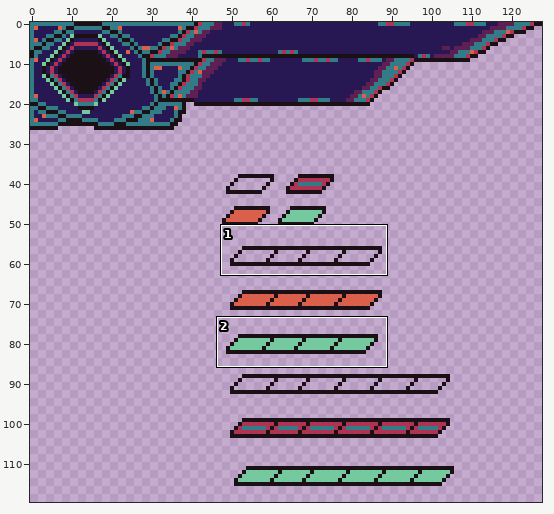
File history of a pixel-art file, Assets/MTM/MyTextyres/UI/NewUiPlayerHub.aseprite. The first picture is a wide view before the edit; the outline marks the close-up.
Close-up. Before the edit:
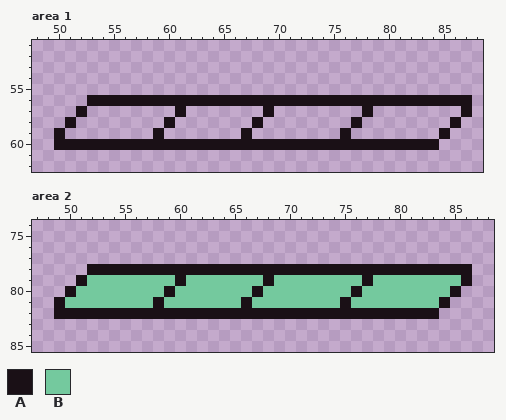
128x256 pixels, 1 frame. Shown: area 1: x 48..88, y 51..62; area 2: x 47..88, y 74..85. The wide view leaves out empty margins. The commit also changed other parts of the picture, which this record leaves out.
Palette (. is transparent): A #1a1016  B #74c99e
Pixels before, area 1, first column x 50:
56 ...AAAAAAAAAAAAAAAAAAAAAAAAAAAAAAAAAAA
57 ..A........A.......A........A........A
58 .A........A.......A........A........A.
59 A........A.......A........A........A..
60 AAAAAAAAAAAAAAAAAAAAAAAAAAAAAAAAAAA...
Pixels before, area 2, first column x 49:
78 ...AAAAAAAAAAAAAAAAAAAAAAAAAAAAAAAAAAA
79 ..ABBBBBBBBABBBBBBBABBBBBBBBABBBBBBBBA
80 .ABBBBBBBBABBBBBBBABBBBBBBBABBBBBBBBA.
81 ABBBBBBBBABBBBBBBABBBBBBBBABBBBBBBBA..
82 AAAAAAAAAAAAAAAAAAAAAAAAAAAAAAAAAAA...
After the commit:
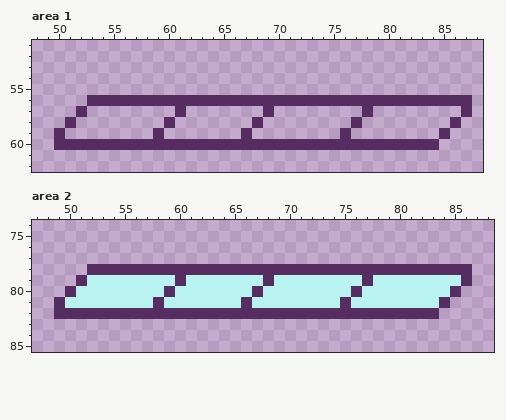
The edit:
Colour A changes from #1a1016 to #552d60.
Colour B changes from #74c99e to #b9f3f1.
